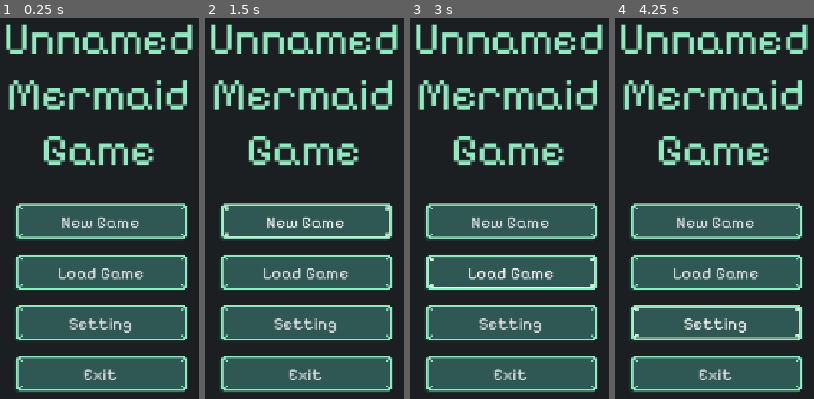
Above: before the commit, frames 1-4 (left to right).
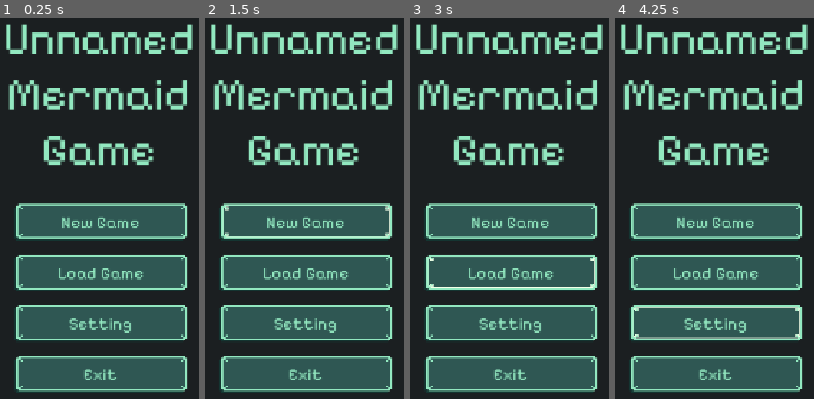
Above: after the commit, the same moments.

Repository: LenaCichewitz/GameJam
Game: Godot game, scene res://scenes/main_scene.tscn
The game is run twice, just before and just after one commit, with the same random seed, the same clock (stepped at 60 frames per second) and the same inputs.
Inputs:
- Up to frame 1 (0.25 s): no input
- Up to frame 2 (1.5 s): click "New Game" at 0.5 s; click "New Game" at 1.25 s
- Up to frame 3 (3 s): click "New Game" at 2 s; click "Load Game" at 2.75 s
- Up to frame 4 (4.25 s): click "Setting" at 3.5 s

The runs differ from the first frame. In frame 1, 1.5% of the frame differs, in the area x 29-72%, y 52-96%; in frame 2, 1.5%; in frame 3, 1.5%; in frame 4, 1.5%.

Commit message:
Improve details of Buttons

Diff:
--- a/main_menu.tscn
+++ b/main_menu.tscn
@@ -62,9 +62,10 @@
 size_flags_vertical = 3
 accessibility_name = "Start Game"
 accessibility_description = "This Button starts the game"
-theme_override_colors/font_color = Color(0.8745098, 0.8784314, 0.9098039, 1)
-theme_override_colors/font_focus_color = Color(0.8745098, 0.8784314, 0.9098039, 1)
-theme_override_colors/font_pressed_color = Color(0.8745098, 0.8784314, 0.9098039, 1)
+theme_override_colors/font_color = Color(0.57254905, 0.9098039, 0.7529412, 1)
+theme_override_colors/font_focus_color = Color(0.39607844, 0.6509804, 0.56078434, 1)
+theme_override_colors/font_pressed_color = Color(0.105882354, 0.12156863, 0.12941177, 1)
+theme_override_colors/font_hover_color = Color(0.57254905, 0.9098039, 0.7529412, 1)
 theme_override_fonts/font = ExtResource("2_7vrkn")
 theme_override_font_sizes/font_size = 24
 theme_override_styles/normal = SubResource("StyleBoxTexture_nlkkf")
@@ -77,9 +78,10 @@
 size_flags_vertical = 3
 accessibility_name = "Start Game"
 accessibility_description = "This Button starts the game"
-theme_override_colors/font_color = Color(0.8745098, 0.8784314, 0.9098039, 1)
-theme_override_colors/font_focus_color = Color(0.8745098, 0.8784314, 0.9098039, 1)
-theme_override_colors/font_pressed_color = Color(0.8745098, 0.8784314, 0.9098039, 1)
+theme_override_colors/font_color = Color(0.57254905, 0.9098039, 0.7529412, 1)
+theme_override_colors/font_focus_color = Color(0.39607844, 0.6509804, 0.56078434, 1)
+theme_override_colors/font_pressed_color = Color(0.105882354, 0.12156863, 0.12941177, 1)
+theme_override_colors/font_hover_color = Color(0.57254905, 0.9098039, 0.7529412, 1)
 theme_override_fonts/font = ExtResource("2_7vrkn")
 theme_override_font_sizes/font_size = 24
 theme_override_styles/normal = SubResource("StyleBoxTexture_nlkkf")
@@ -92,9 +94,10 @@
 size_flags_vertical = 3
 accessibility_name = "Start Game"
 accessibility_description = "This Button starts the game"
-theme_override_colors/font_color = Color(0.8745098, 0.8784314, 0.9098039, 1)
-theme_override_colors/font_focus_color = Color(0.8745098, 0.8784314, 0.9098039, 1)
-theme_override_colors/font_pressed_color = Color(0.8745098, 0.8784314, 0.9098039, 1)
+theme_override_colors/font_color = Color(0.57254905, 0.9098039, 0.7529412, 1)
+theme_override_colors/font_focus_color = Color(0.39607844, 0.6509804, 0.56078434, 1)
+theme_override_colors/font_pressed_color = Color(0.105882354, 0.12156863, 0.12941177, 1)
+theme_override_colors/font_hover_color = Color(0.57254905, 0.9098039, 0.7529412, 1)
 theme_override_fonts/font = ExtResource("2_7vrkn")
 theme_override_font_sizes/font_size = 24
 theme_override_styles/normal = SubResource("StyleBoxTexture_nlkkf")
@@ -107,9 +110,10 @@
 size_flags_vertical = 3
 accessibility_name = "Start Game"
 accessibility_description = "This Button starts the game"
-theme_override_colors/font_color = Color(0.8745098, 0.8784314, 0.9098039, 1)
-theme_override_colors/font_focus_color = Color(0.8745098, 0.8784314, 0.9098039, 1)
-theme_override_colors/font_pressed_color = Color(0.8745098, 0.8784314, 0.9098039, 1)
+theme_override_colors/font_color = Color(0.57254905, 0.9098039, 0.7529412, 1)
+theme_override_colors/font_focus_color = Color(0.39607844, 0.6509804, 0.56078434, 1)
+theme_override_colors/font_pressed_color = Color(0.105882354, 0.12156863, 0.12941177, 1)
+theme_override_colors/font_hover_color = Color(0.57254905, 0.9098039, 0.7529412, 1)
 theme_override_fonts/font = ExtResource("2_7vrkn")
 theme_override_font_sizes/font_size = 24
 theme_override_styles/normal = SubResource("StyleBoxTexture_glbon")
